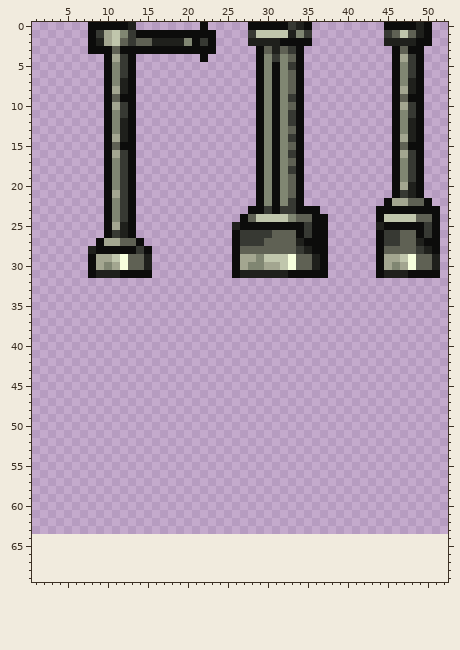
Sprite sheet, stored at content/Entities/Structures/Industry/PowerHammer/power_hammer.00.parts.png. Above, as it was before the edit.
The file is 64x64 pixels. Shown: x 1..52, y 0..69. The old version is drawn lined up with the new one, on the new canvas.
New version:
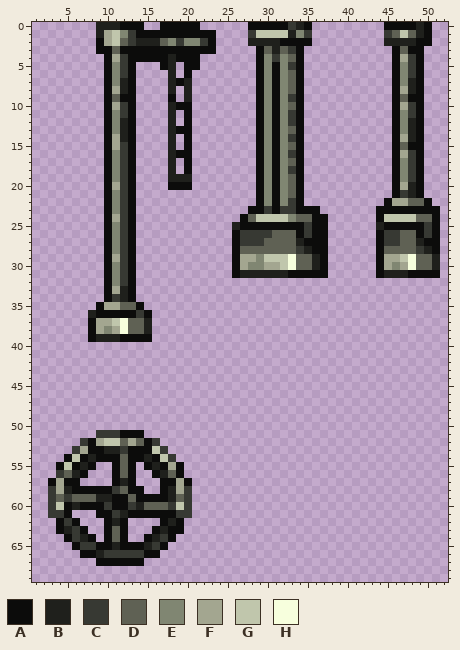
Palette (. is transparent): A #0c0c0b  B #1f201c  C #373933  D #5f6154  E #808672  F #a3a690  G #c0c6ac  H #f7ffdd
From old to new:
canvas 64x64 -> 64x96
y 0: x 8..11 AAAA -> .BBB; x 13..14 B. -> AA; x 17..22 .....A -> AAAAA.
y 1: x 8..9 AC -> .B
y 2: x 8..9 AB -> .A; x 14..15 DD -> BB; x 17..19 BBB -> DEC; x 21 A -> E
y 3: x 8 A -> .
y 4: x 14..22 ........A -> AAAABAAA.
y 5: x 17..18 .. -> AB; x 20..21 .. -> AA
y 6: x 18 . -> B; x 20 . -> A
y 7: x 18..20 ... -> BAB
y 8: x 18 . -> B; x 20 . -> B
y 9: x 18 . -> A; x 20 . -> B
y 10: x 18..20 ... -> BAA
y 11..12: x 18 . -> B; x 20 . -> A
y 13: x 18..20 ... -> BAA
y 14: x 18 . -> B; x 20 . -> A
y 15: x 11..12 DA -> FC; x 18 . -> B; x 20 . -> A
y 16: x 11 F -> E; x 18..20 ... -> BAA
y 17..18: x 18 . -> B; x 20 . -> A
y 19: x 18..20 ... -> BBB
y 20: x 11 E -> F; x 18..20 ... -> AAA
y 21: x 11 F -> E
y 24: x 11 E -> F
y 25: x 11..12 FB -> EC
y 26: x 11..12 CB -> EC
y 27: x 9..14 AFFDDA -> .AECA.
y 28: x 8..9 BA -> ..; x 11..12 AA -> EC; x 14..15 CA -> ..
y 29: x 8..15 AFFGHDDB -> ..AFCA..
y 30: x 8..15 AFEFHDDB -> ..AECA..
y 31: x 8..12 ABBBA -> ..AEC; x 14..15 AA -> ..
y 32: x 10..13 .... -> AECA
y 33: x 10..13 .... -> AFBA
y 34: x 10..13 .... -> ACBA
y 35: x 9..14 ...... -> AFFDDA
y 36: x 8..15 ........ -> BAAAAACA
y 37: x 8..15 ........ -> AFFGHDDB
y 38: x 8..15 ........ -> AFEFHDDB
y 39: x 8..15 ........ -> ABBBAAAA
y 51: x 9..14 ...... -> CCCAAA
y 52: x 7..16 .......... -> CAFGGDFDAC
y 53: x 6..17 ............ -> CFAABBCAAAGC
y 54: x 5..18 .............. -> AGABAAADAABAGC
y 55: x 4..8 ..... -> AGABA; x 11..13 ... -> ADA; x 15..19 ..... -> ABAFA
y 56: x 4..7 .... -> CDBA; x 11..13 ... -> ADA; x 16..19 .... -> ABDA
y 57: x 3..6 .... -> AFAA; x 11..13 ... -> ABA; x 17..20 .... -> AAFA
y 58: x 3..14 ............ -> CFBAAAAACDAA; x 17..20 .... -> ABFC
y 59: x 3..20 .................. -> CDCDDDBBAADAAAABDC
y 60: x 3..20 .................. -> CGABAAACAACBDDDCGC
y 61: x 3..5 ... -> CCA; x 9..20 ............ -> AACBAAAAAACC
y 62: x 4..6 ... -> ACA; x 10..12 ... -> ABA; x 17..19 ... -> ABA
y 63: x 4..7 .... -> ABCA; x 10..12 ... -> ADA; x 16..19 .... -> ABAA
y 64: x 5..8 .... -> ACBA; x 10..12 ... -> ADA; x 15..18 .... -> ABCA
y 65: x 6..17 ............ -> ACCAABAAABCA
y 66: x 7..16 .......... -> AABCCCCCAA
y 67: x 9..14 ...... -> AAAAAA
Pixel boxes of the changes (left, top, right, bottom) in both pictures:
changed: (88, 22, 208, 342)
added: (48, 430, 192, 566)
